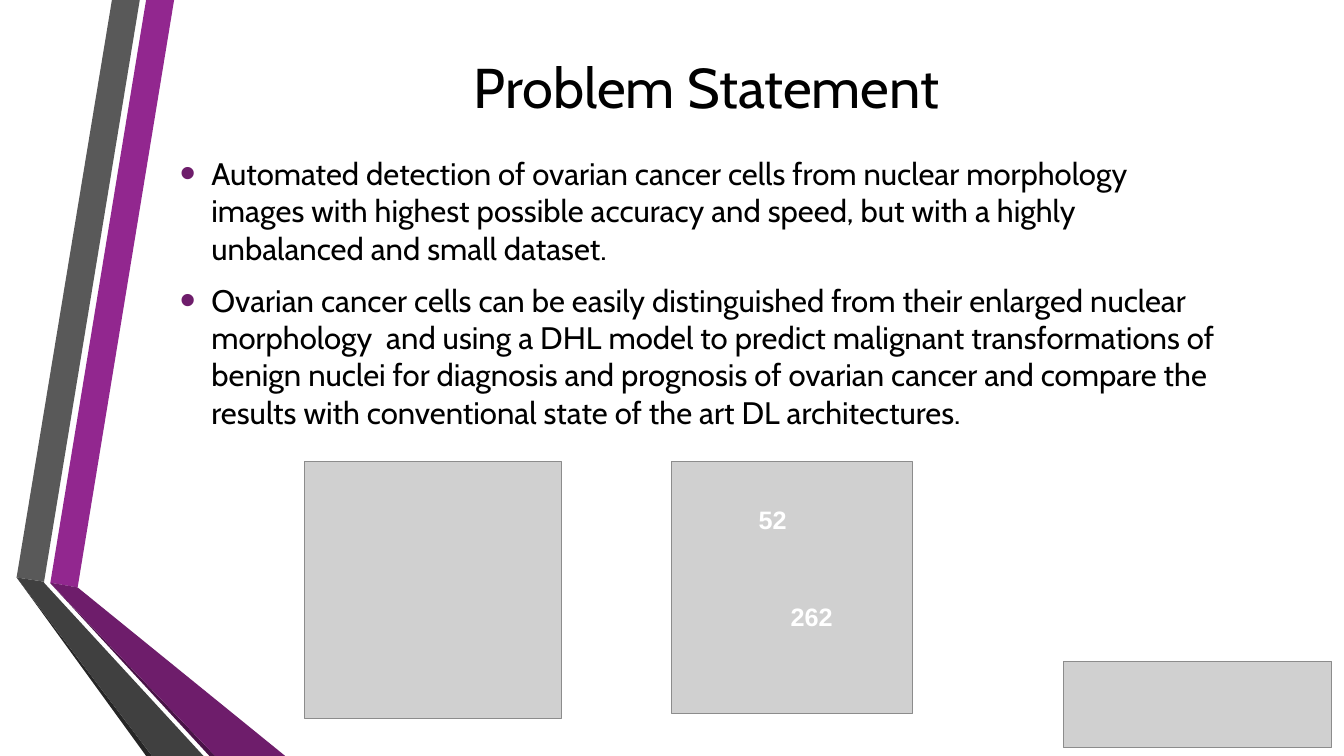
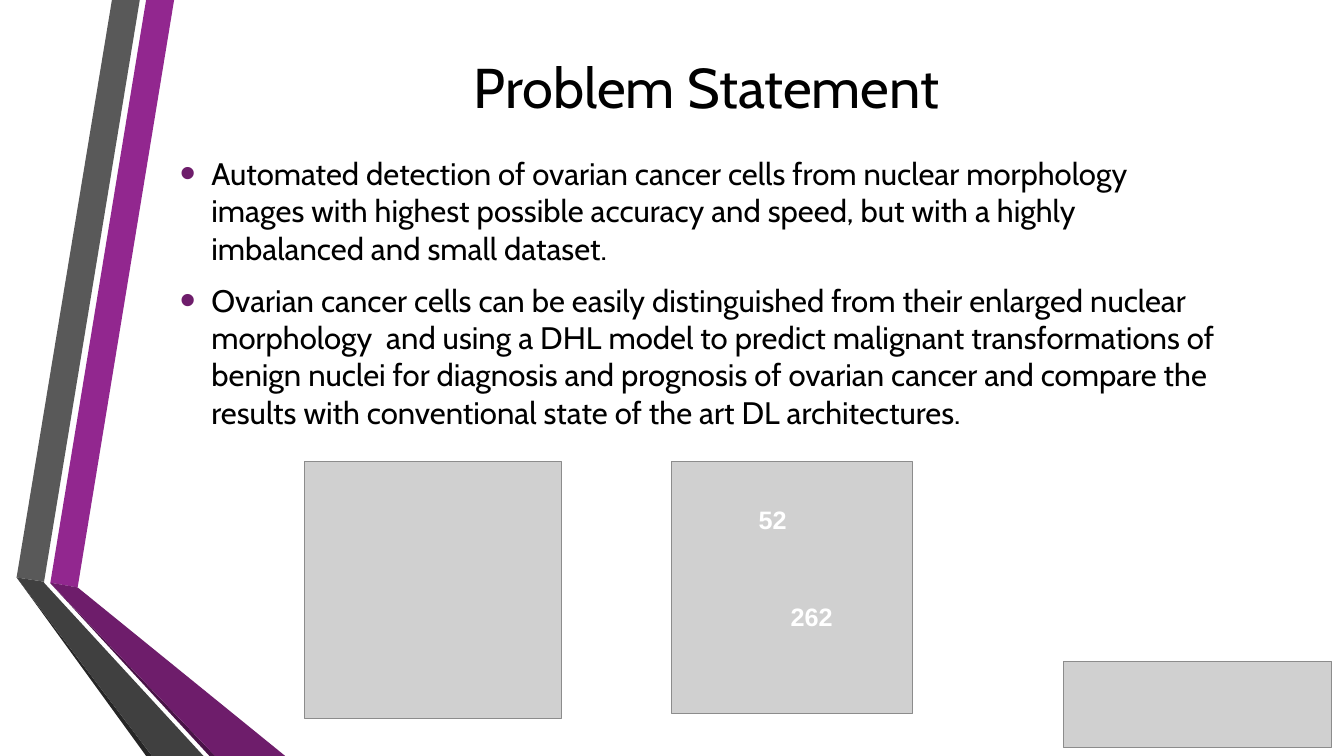
Before and after one commit to adib0073/NUMODRIL, a slide deck: slide 15 of Presentation/GIDS_2020.pptx. Drawn at 1344x756 pixels with LibreOffice and Linux fonts; fonts in the diff are those of the drawing; grey boxes stand for pictures; background and template pictures are left out. Boxes give left, top, right and bottom in pixels: in the first picture for what was removed or moved away, otherwise in the second. Text is boxed around its words. In the diff, an @@ line names an element or a change of style, - is before the commit and + after.

```diff
--- a/Presentation/GIDS_2020.pptx
+++ b/Presentation/GIDS_2020.pptx
@@ text at box(211, 161, 1127, 261): text changed @@
-• Automated detection of ovarian cancer cells from nuclear morphology images with highest possible accuracy and speed, but with a highly unbalanced and small dataset.
+• Automated detection of ovarian cancer cells from nuclear morphology images with highest possible accuracy and speed, but with a highly imbalanced and small dataset.
```
Also in this commit, not shown: 7 other slides changed.
